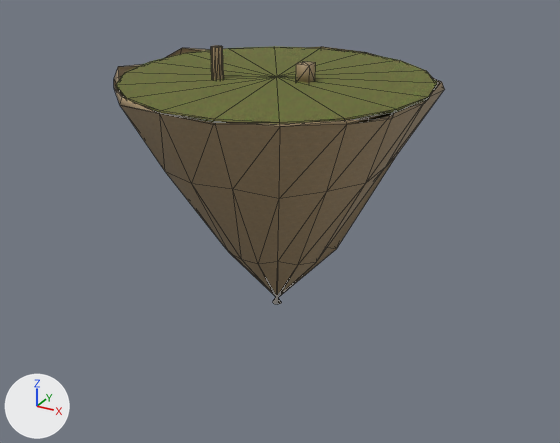
One commit to the glTF model game/voxario/Eryndor/Assets/Models/valoria/city/sky_island_2.glb: the scene before it, then after it.
Rendered twice from a camera (50 mm lens) standing at (79.6, -143.2, 38.6) and looking at (-0.7, 2.7, -34.4). The axes (+X, +Y, +Z) are drawn at lower left. The lights are the same throughout. The picture after the commit comes second. Mesh edges are drawn as thin lines. Vertices at exactly the same position are counted once.

Names of what the first picture shows: 'sky_island_2'.
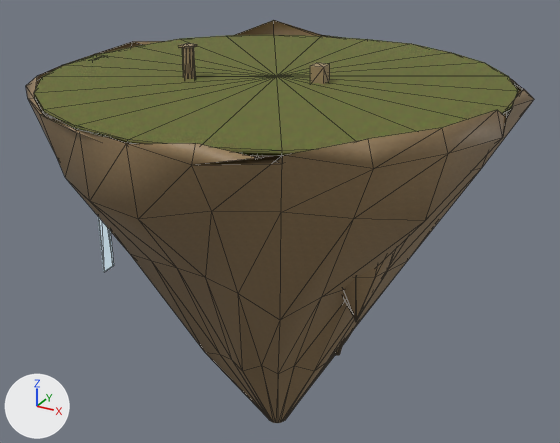
Location of each change, (x1, y1, x2, y2) in pixels of the pictures (560 x 443 px; the box of a moved part takes in the faces that stretch with it):
'sky_island_2', reshaped (54% wider, 55% taller): before (114, 45, 444, 304); after (26, 20, 534, 423)
part 1 of me_sky_island_2, moved or reshaped: before (296, 61, 316, 83); after (310, 63, 330, 84)
part 2 of me_sky_island_2, moved or reshaped: before (211, 45, 224, 79); after (182, 48, 196, 79)
part 3 of me_sky_island_2, added: after (179, 43, 197, 49)
part 4 of me_sky_island_2, rebuilt (51% wider, 54% taller): before (116, 46, 437, 124); after (34, 35, 518, 156)
part 5 of me_sky_island_2, added (brown): after (26, 20, 534, 423)
part 6 of me_sky_island_2, added: after (335, 342, 344, 355)
part 7 of me_sky_island_2, added (brown): after (343, 249, 396, 322)
part 8 of me_sky_island_2, built on: before (114, 47, 444, 304); after (98, 217, 114, 272)

What changed in the scene script:
```text
Add mat_waterfall:
    mat_waterfall = bpy.data.materials.new('waterfall')
    # nodes: BsdfPrincipled, Mix, OutputMaterial, VertexColor
    # colours: blue #b3cbda, pale blue #e1f1f9, mixed with the vertex colours
Add mat_island_rock:
    mat_island_rock = bpy.data.materials.new('island rock')
    # colours: white #e7dfd4, mixed with the vertex colours
    # uses the picture img_image_0
    # uses the picture img_image_1
    # uses the picture img_image_2
Change me_sky_island_2:
    used by ob_sky_island_2; location = (0.0, 0.0, 0.0)
    remove me_sky_island_2.from_pydata(...)  # 159 vertices, 286 faces; spans x -34.3..33.6, y -33.3..34.0, z -54.5..7.0
    remove me_sky_island_2.materials.append(mat_stone)
    add me_sky_island_2.from_pydata(...)  # 404 vertices, 698 faces; spans x -52.3..51.7, y -51.3..50.6, z -89.4..7.4
    me_sky_island_2 part 1: the loose piece of 8 vertices spanning x 5.4..8.4, y -1.5..1.5, z 0.0..4.0 is moved by (3.3, 0.0, 0.0)
    me_sky_island_2 part 2: the loose piece of 22 vertices spanning x -11.7..-9.1, y -8.2..-5.7, z 0.0..7.0 is moved by (-4.9, -3.3, 0.0)
    me_sky_island_2 part 3: a new loose piece, a box spanning x -16.73..-13.93, y -11.62..-8.82, z 7.0..7.4, in mat_limestone
    me_sky_island_2 part 4: the loose piece of 38 vertices spanning x -33.6..33.6, y -33.1..33.1, z -0.4..0.4 is rebuilt with 50 vertices and now spans x -49.5..49.5, y -49.6..49.5, z -0.7..0.7
    me_sky_island_2 part 5: a new loose piece of 145 vertices spanning x -52.3..51.7, y -51.3..50.6, z -89.4..3.8, in mat_island_rock
    me_sky_island_2 part 6: a new loose piece of 31 vertices spanning x 8.3..26.1, y -10.6..7.0, z -63.1..-17.8, in mat_island_rock
    me_sky_island_2 part 7: a new loose piece of 31 vertices spanning x 17.9..36.4, y -23.1..-5.6, z -44.6..-17.8, in mat_island_rock
    me_sky_island_2 part 8
    91 vertices are removed from x -34.3..33.4, y -33.3..34.0, z -54.5..1.4
    162 faces are deleted
    16 vertices are added at x -49.8..-45.7, y -6.1..0.0, z -56.2..0.3
    24 new faces join them, mat_waterfall
    other edits to the shape of me_sky_island_2 do not show in these pictures
    add me_sky_island_2.materials.append(mat_island_rock)
    add me_sky_island_2.materials.append(mat_waterfall)
```
